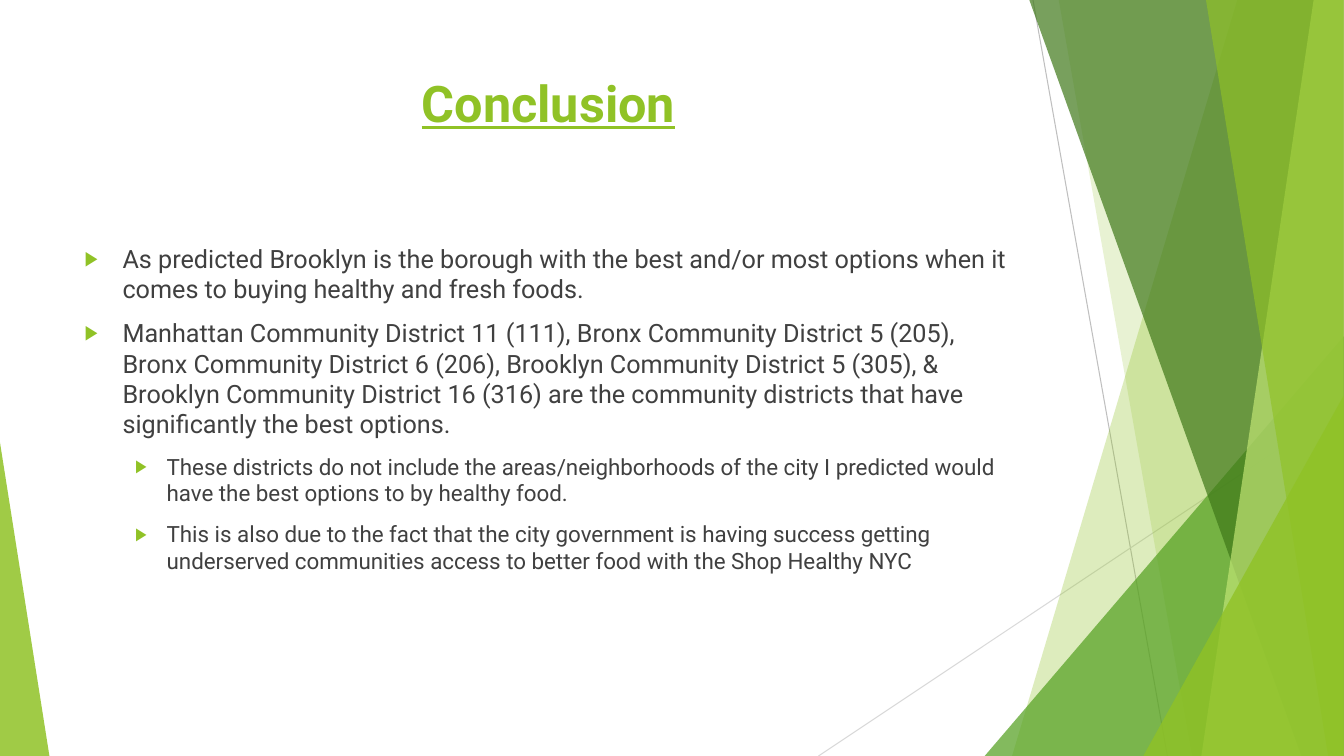
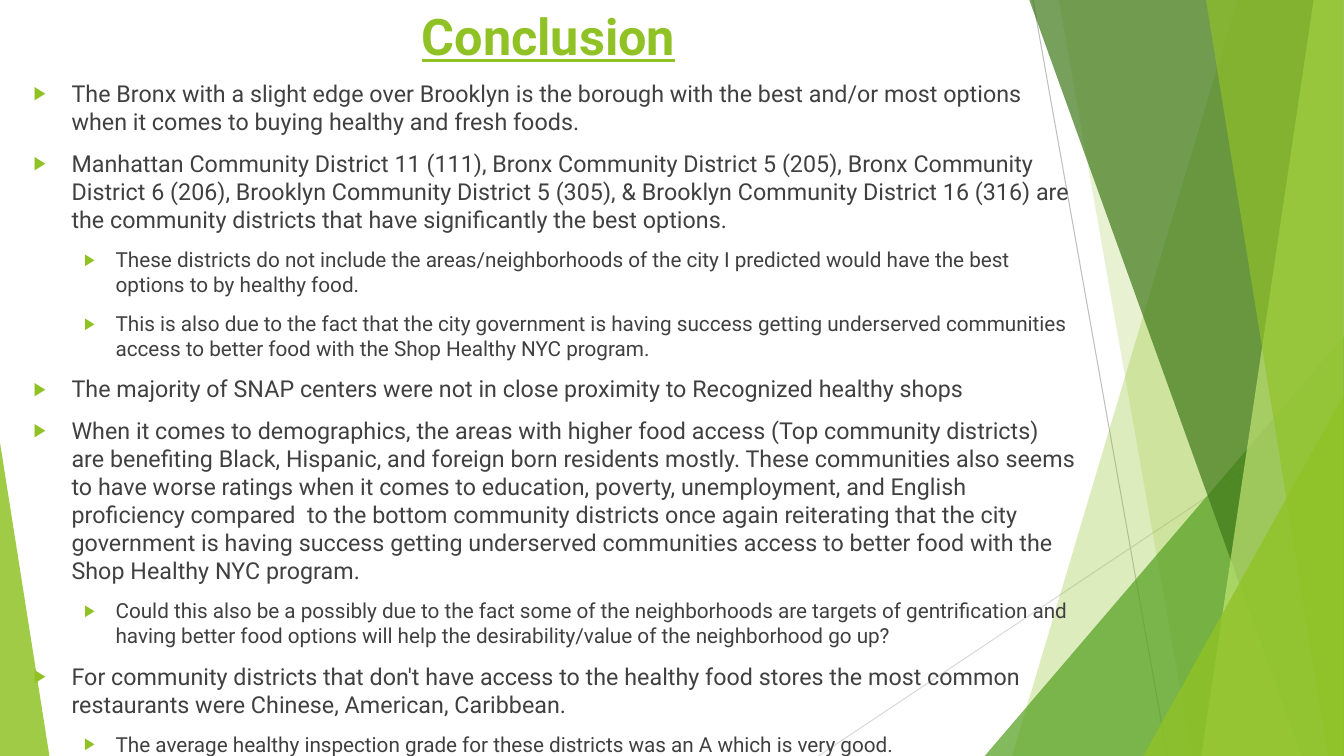
Before and after one commit to LJRollerII/NSS_Capstone_Project, a slide deck: slide 13 of presentation/Healthy_Food_Access_in_NYC.pptx (slide 9 before the commit). Drawn at 1344x756 pixels with LibreOffice and Linux fonts; fonts in the diff are those of the drawing. Boxes give left, top, right and bottom in pixels: in the first picture for what was removed or moved away, otherwise in the second. Text is boxed around its words. In the diff, an @@ line names an element or a change of style, - is before the commit and + after.

```diff
--- a/presentation/Healthy_Food_Access_in_NYC.pptx
+++ b/presentation/Healthy_Food_Access_in_NYC.pptx
@@ title "Conclusion": place and size @@
-title "Conclusion" at (422, 84, 675, 129)
+title "Conclusion" at (422, 17, 675, 62)
@@ text "The Bronx with a slight ...": place and size @@
-text "The Bronx with a slight ..." at (123, 249, 1005, 574)
+text "The Bronx with a slight ..." at (72, 84, 1075, 756)
@@ text at (72, 84, 1021, 135): text changed; size 18 to 16.6 pt @@
-▶ As predicted Brooklyn is the borough with the best and/or most options when it comes to buying healthy and fresh foods.
+▶ The Bronx with a slight edge over Brooklyn is the borough with the best and/or most options when it comes to buying healthy and fresh foods.
@@ text at (72, 153, 1069, 297): size 18 to 16.6 pt in "Manhattan Community District 11 (111), Bronx Community ..."; size 16 to 14.8 pt in "These districts do not include the areas/neighborhoods ..." @@
@@ text at (72, 315, 1075, 756): text changed; size 16 to 16.6 pt @@
-  ▶ This is also due to the fact that the city government is having success getting underserved communities access to better food with the Shop Healthy NYC
+  ▶ This is also due to the fact that the city government is having success getting underserved communities access to better food with the Shop Healthy NYC program.
+▶ The majority of SNAP centers were not in close proximity to Recognized healthy shops
+▶ When it comes to demographics, the areas with higher food access (Top community districts) are benefiting Black, Hispanic, and foreign born residents mostly. These communities also seems to have worse ratings when it comes to education, poverty, unemployment, and English proficiency compared to the bottom community districts once again reiterating that the city government is having success getting underserved communities access to better food with the Shop Healthy NYC program.
+  ▶ Could this also be a possibly due to the fact some of the neighborhoods are targets of gentrification and having better food options will help the desirability/value of the neighborhood go up?
+▶ For community districts that don't have access to the healthy food stores the most common restaurants were Chinese, American, Caribbean.
+  ▶ The average healthy inspection grade for these districts was an A which is very good.
+  ▶ When it comes to health inspection grades and types of violations, there were no significant differences in restaurants located in the top community districts and those at the bottom.
```
Also in this commit, not shown: 9 other slides changed, 1 slide removed.
